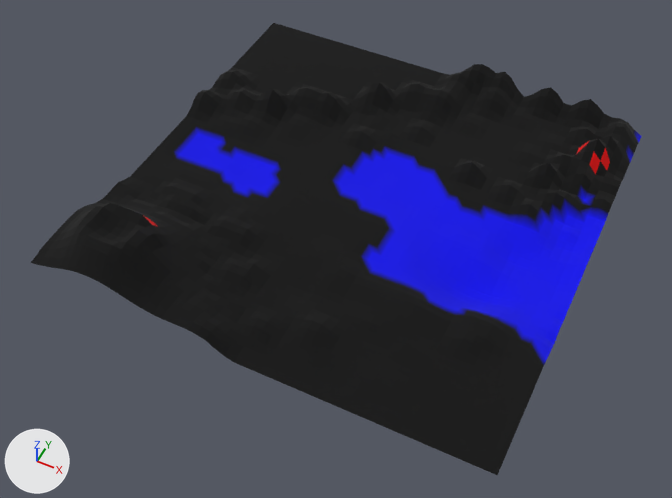
An edit to the glTF model art/world/export/world_landscape_6km.glb, drawn before and after from the same camera.
Before and after are seen from a camera (50 mm lens) standing at (3607.0, -7960.0, 8788.0) and looking at (-25.0, -697.0, -291.0). Every picture has the same lights, and +X, +Y and +Z are marked at lower left. The picture after the commit comes second. Where no turn or scale is listed for an object, it has been applied to the vertices. Vertices at exactly the same position are counted once.

The first picture shows 'geo'.
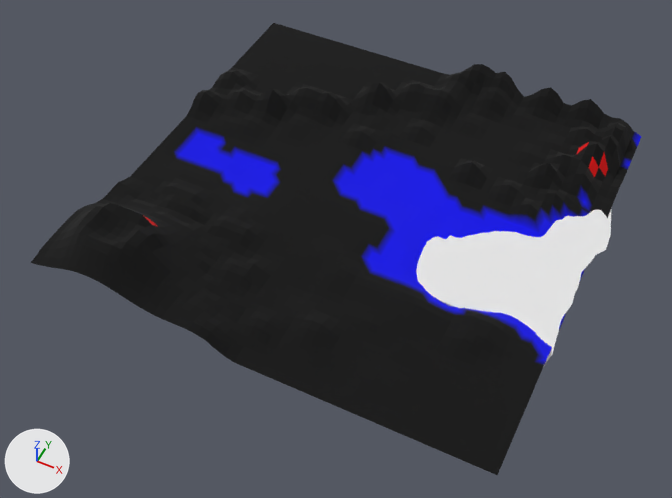
Patch to the scene script:
```diff
--- a/art/world/export/world_landscape_6km.glb.py
+++ b/art/world/export/world_landscape_6km.glb.py
@@ mat_water_placeholder @@
+mat_water_placeholder = principled_material('water_placeholder')
+mat_water_placeholder.base_color = (0.8, 0.8, 0.8)  # white #e7e7e7
+mat_water_placeholder.roughness = 1.0
@@ me_plane_001 @@
 # used by ob_geo; location = (0.0, 0.0, 0.0)
-me_plane_001.from_pydata(...)  # 2704 vertices, 5202 faces; spans x -3000.0..3000.0, y -3000.0..3000.0, z -312.0..767.0
+me_plane_001.from_pydata(...)  # 2704 vertices, 5202 faces; spans x -3000.0..3011.0, y -3000.0..3000.0, z -312.0..767.0
+# me_plane_001 part 1: 165 of 2704 vertices moved; they spanned x 2294.0..3000.0, y -1471.0..3000.0, z -197.0..446.0 and now span x 2294.0..3011.0, y -1471.0..3000.0, z -200.0..359.0; mean shift (0.0, -6.0, -48.0); largest move (2882.0, 2647.0, 141.0) -> (2882.0, 2647.0, -106.0)
+# other edits to the shape of me_plane_001 do not show in these pictures
 me_plane_001.materials.append(mat_ground_placeholder)
@@ me_plane @@
+me_plane.from_pydata(...)  # 446 vertices, 802 faces; spans x -731.0..1490.0, y -817.0..2153.0, z -228.0
+me_plane.materials.append(mat_water_placeholder)  # white #e7e7e7
@@ ob_ocean @@
+ob_ocean = bpy.data.objects.new('Ocean', me_plane)
+ob_ocean.location = (1651.0, -645.0, 144.0)
```

Boxes [x1, y1, x2, y2] around the edits, measured in the pictures (672 x 498 px; the box of a moved part takes in the faces that stretch with it):
'Ocean', added
    after: [416, 207, 612, 365]
part 1 of me_plane_001, moved or reshaped
    both: [518, 117, 641, 374]
